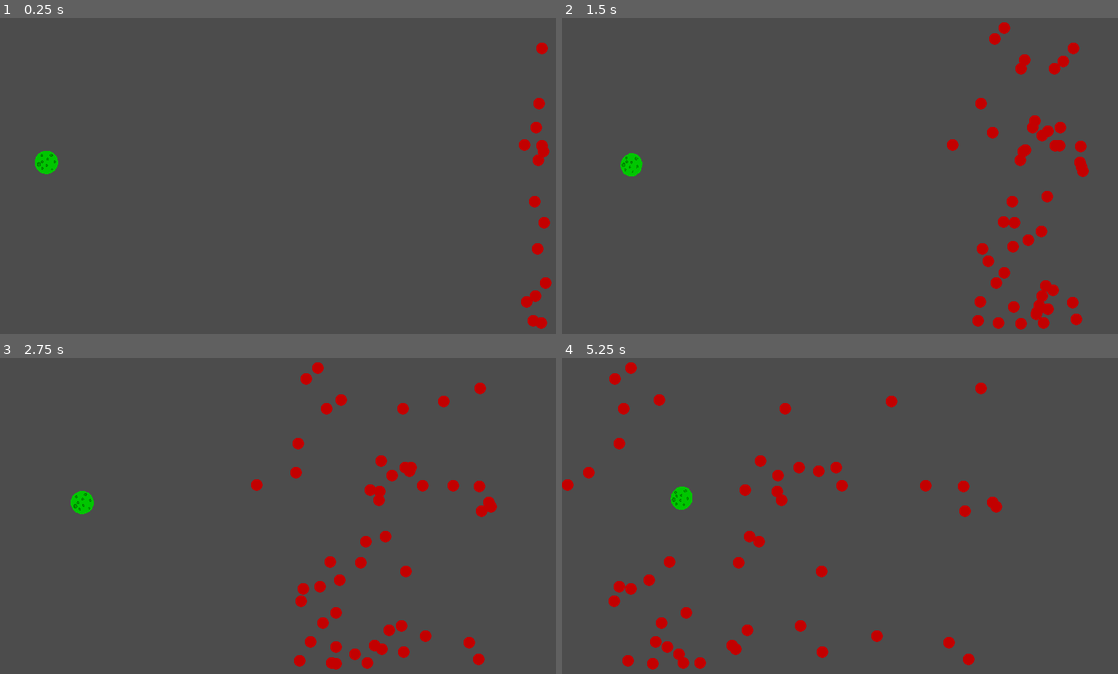
Above: before the commit, frames 1-4 (two rows, left to right).
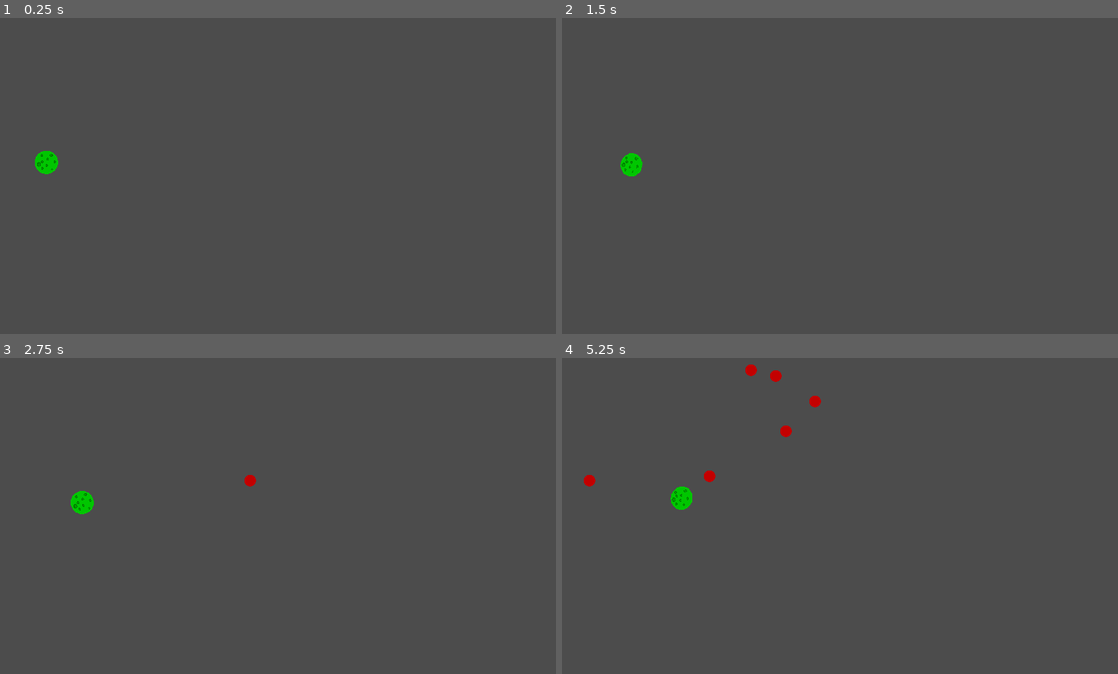
Above: after the commit, the same moments.

Repository: jleldridge/Hungry-Space-Clone-Godot
Game: Godot game, scene res://Main.tscn
The game is run twice, just before and just after one commit, with the same random seed, the same clock (stepped at 60 frames per second) and the same inputs. Before the commit the project starts from res://Player.tscn.
Inputs (mouse positions are in pixels of both pictures, inside the frame that each line leads up to):
- Up to frame 1 (0.25 s): no input
- Up to frame 2 (1.5 s): move the mouse to (979, 157) at 0.52 s; click (979, 157) at 0.67 s; move the mouse to (734, 191) at 1.27 s; click (734, 191) at 1.42 s
- Up to frame 3 (2.75 s): move the mouse to (350, 443) at 2.02 s; click (350, 443) at 2.17 s
- Up to frame 4 (5.25 s): move the mouse to (823, 579) at 2.77 s; click (823, 579) at 2.92 s; move the mouse to (1029, 563) at 3.52 s; click (1029, 563) at 3.67 s; move the mouse to (678, 465) at 4.27 s; click (678, 465) at 4.42 s; move the mouse to (884, 516) at 5.02 s; click (884, 516) at 5.17 s

The runs differ from the first frame. In frame 1, 0.9% of the frame differs, in the area x 93-100%, y 7-99%; in frame 2, 2.8%; in frame 3, 3.0%; in frame 4, 3.4%, in the area x 0-80%, y 1-99%.

Commit message:
Better project layout, add collision responses.

Diff:
--- a/Enemy.gd
+++ b/Enemy.gd
@@ -1,14 +1,15 @@
 extends KinematicBody2D
 
-const MIN_SPEED = 50
+const MIN_SPEED = 100
 const MAX_SPEED = 300
-
-var speed
+var speed = Vector2()
 
 # Called when the node enters the scene tree for the first time.
 func _ready():
-    speed = Vector2()
-    speed.x = rand_range(MIN_SPEED * -1, MAX_SPEED * -1)
+    speed.x = -1 * rand_range(MIN_SPEED, MAX_SPEED)
 
 func _physics_process(delta):
-    move_and_collide(speed * delta);
+    move_and_collide(speed * delta)
+
+func _on_Visibility_screen_exited():
+    queue_free()
--- a/Enemy.tscn
+++ b/Enemy.tscn
@@ -6,16 +6,16 @@
 [sub_resource type="CircleShape2D" id=1]
 radius = 16.0
 
-[node name="KinematicBody2D" type="KinematicBody2D"]
+[node name="Enemy" type="KinematicBody2D"]
 position = Vector2( 96, 96 )
 collision_layer = 2
 script = ExtResource( 1 )
-__meta__ = {
-"_edit_group_": true
-}
 
 [node name="CollisionShape2D" type="CollisionShape2D" parent="."]
 shape = SubResource( 1 )
 
 [node name="Sprite" type="Sprite" parent="."]
 texture = ExtResource( 2 )
+
+[node name="Visibility" type="VisibilityNotifier2D" parent="."]
+[connection signal="screen_exited" from="Visibility" to="." method="_on_Visibility_screen_exited"]
--- /dev/null
+++ b/Main.gd
@@ -0,0 +1,24 @@
+extends Node2D
+
+export (PackedScene) var Enemy
+
+func _ready():
+    pass
+
+func _process(delta):
+    pass
+
+
+func _on_Player_collision(body):
+    body.queue_free()
+    pass
+
+func _on_StartTimer_timeout():
+    $EnemyTimer.start()
+    pass
+
+func _on_EnemyTimer_timeout():
+    var enemy = Enemy.instance()
+    add_child(enemy)
+    enemy.position = Vector2(get_viewport().size.x - 50, rand_range(10, get_viewport().size.y - 10))
+    pass
--- /dev/null
+++ b/Main.tscn
@@ -0,0 +1,25 @@
+[gd_scene load_steps=4 format=2]
+
+[ext_resource path="res://Main.gd" type="Script" id=1]
+[ext_resource path="res://Enemy.tscn" type="PackedScene" id=2]
+[ext_resource path="res://Player.tscn" type="PackedScene" id=3]
+
+[node name="Main" type="Node2D"]
+script = ExtResource( 1 )
+Enemy = ExtResource( 2 )
+
+[node name="Player" parent="." instance=ExtResource( 3 )]
+
+[node name="EnemyTimer" type="Timer" parent="."]
+wait_time = 0.5
+
+[node name="StartTimer" type="Timer" parent="."]
+wait_time = 2.0
+one_shot = true
+autostart = true
+
+[node name="PlayerStartPosition" type="Position2D" parent="."]
+position = Vector2( 256, 416 )
+[connection signal="collision" from="Player" to="." method="_on_Player_collision"]
+[connection signal="timeout" from="EnemyTimer" to="." method="_on_EnemyTimer_timeout"]
+[connection signal="timeout" from="StartTimer" to="." method="_on_StartTimer_timeout"]
--- a/Player.gd
+++ b/Player.gd
@@ -5,8 +5,15 @@
 const ACCELERATION = 15
 const FRICTION = 5
 
+signal collision(body)
+
 var screen_size
 var movement = Vector2()
+
+func start(pos):
+    position = pos
+    show()
+    $CollisionShape2D.disabled = false
 
 # Called when the node enters the scene tree for the first time.
 func _ready():
@@ -32,8 +39,8 @@
     position.x = clamp(position.x, 0, screen_size.x)
     position.y = clamp(position.y, 0, screen_size.y)
 
-#    var collision = move_and_collide(motion * delta);
-#    if collision:
-#        if collision.collider.get_filename() == ENEMY.get_path():
-#            collision.collider.queue_free()
-#            pass
+func _on_Player_body_entered(body):
+    emit_signal("collision", body)
+    #this would be how we could prevent further collisions
+    #Disabling the area’s collision shape can cause an error if it happens in the middle of the engine’s collision processing. Using set_deferred() allows us to have Godot wait to disable the shape until it’s safe to do so.
+#    $CollisionShape2D.set_deferred("disabled", true)
--- a/Player.tscn
+++ b/Player.tscn
@@ -1,71 +1,35 @@
-[gd_scene load_steps=16 format=2]
+[gd_scene load_steps=9 format=2]
 
-[ext_resource path="res://cave_tilesheet.png" type="Texture" id=1]
-[ext_resource path="res://Player.gd" type="Script" id=2]
-[ext_resource path="res://gale/PlayerSprites0001.png" type="Texture" id=3]
-[ext_resource path="res://gale/PlayerSprites0002.png" type="Texture" id=4]
-[ext_resource path="res://gale/PlayerSprites0000.png" type="Texture" id=5]
-[ext_resource path="res://gale/PlayerSprites0003.png" type="Texture" id=6]
-[ext_resource path="res://gale/PlayerSprites0004.png" type="Texture" id=7]
-[ext_resource path="res://EnemySpawner.gd" type="Script" id=8]
-
-[sub_resource type="TileSet" id=1]
-1/name = "cave_tilesheet.png 1"
-1/texture = ExtResource( 1 )
-1/tex_offset = Vector2( 0, 0 )
-1/modulate = Color( 1, 1, 1, 1 )
-1/region = Rect2( 512, 128, 64, 64 )
-1/tile_mode = 2
-1/autotile/icon_coordinate = Vector2( 0, 0 )
-1/autotile/tile_size = Vector2( 64, 64 )
-1/autotile/spacing = 0
-1/autotile/occluder_map = [  ]
-1/autotile/navpoly_map = [  ]
-1/autotile/z_index_map = [  ]
-1/occluder_offset = Vector2( 0, 0 )
-1/navigation_offset = Vector2( 0, 0 )
-1/shapes = [  ]
-1/z_index = 0
-2/name = "cave_tilesheet.png 2"
-2/texture = ExtResource( 1 )
-2/tex_offset = Vector2( 0, 0 )
-2/modulate = Color( 1, 1, 1, 1 )
-2/region = Rect2( 0, 0, 576, 192 )
-2/tile_mode = 2
-2/autotile/icon_coordinate = Vector2( 0, 0 )
-2/autotile/tile_size = Vector2( 64, 64 )
-2/autotile/spacing = 0
-2/autotile/occluder_map = [  ]
-2/autotile/navpoly_map = [  ]
-2/autotile/z_index_map = [  ]
-2/occluder_offset = Vector2( 0, 0 )
-2/navigation_offset = Vector2( 0, 0 )
-2/shapes = [  ]
-2/z_index = 0
+[ext_resource path="res://Player.gd" type="Script" id=1]
+[ext_resource path="res://gale/PlayerSprites0001.png" type="Texture" id=2]
+[ext_resource path="res://gale/PlayerSprites0002.png" type="Texture" id=3]
+[ext_resource path="res://gale/PlayerSprites0000.png" type="Texture" id=4]
+[ext_resource path="res://gale/PlayerSprites0003.png" type="Texture" id=5]
+[ext_resource path="res://gale/PlayerSprites0004.png" type="Texture" id=6]
 
 [sub_resource type="SpriteFrames" id=2]
 animations = [ {
-"frames": [ ExtResource( 3 ) ],
+"frames": [ ExtResource( 2 ) ],
 "loop": true,
 "name": "left",
 "speed": 5.0
 }, {
-"frames": [ ExtResource( 4 ) ],
+"frames": [ ExtResource( 3 ) ],
 "loop": true,
 "name": "right",
 "speed": 5.0
 }, {
-"frames": [ ExtResource( 5 ) ],
+"frames": [ ExtResource( 4 ) ],
 "loop": true,
 "name": "default",
 "speed": 5.0
 }, {
-"frames": [ ExtResource( 6 ) ],
+"frames": [ ExtResource( 5 ) ],
 "loop": true,
 "name": "up",
 "speed": 5.0
 }, {
-"frames": [ ExtResource( 7 ) ],
+"frames": [ ExtResource( 6 ) ],
 "loop": true,
 "name": "down",
 "speed": 5.0
@@ -75,58 +39,18 @@
 radius = 28.752
 height = 0.0
 
-[sub_resource type="RectangleShape2D" id=4]
-extents = Vector2( 32, 480 )
-
-[sub_resource type="RectangleShape2D" id=5]
-extents = Vector2( 800, 32 )
-
-[sub_resource type="RectangleShape2D" id=6]
-extents = Vector2( 32, 512 )
-
-[sub_resource type="RectangleShape2D" id=7]
-extents = Vector2( 832, 32 )
-
-[node name="Node2D" type="Node2D"]
-
-[node name="TileMap" type="TileMap" parent="."]
-tile_set = SubResource( 1 )
-format = 1
-
-[node name="Player" type="Area2D" parent="."]
+[node name="Player" type="Area2D"]
 position = Vector2( 128, 416 )
 collision_mask = 3
-script = ExtResource( 2 )
+script = ExtResource( 1 )
 __meta__ = {
 "_edit_group_": true
 }
 
-[node name="AnimatedSprite" type="AnimatedSprite" parent="Player"]
+[node name="AnimatedSprite" type="AnimatedSprite" parent="."]
 position = Vector2( 0, -1 )
 frames = SubResource( 2 )
 
-[node name="CollisionShape2D" type="CollisionShape2D" parent="Player"]
+[node name="CollisionShape2D" type="CollisionShape2D" parent="."]
 shape = SubResource( 3 )
-
-[node name="border" type="StaticBody2D" parent="."]
-
-[node name="CollisionShape2D" type="CollisionShape2D" parent="border"]
-position = Vector2( -32, 480 )
-shape = SubResource( 4 )
-
-[node name="CollisionShape2D2" type="CollisionShape2D" parent="border"]
-position = Vector2( 800, 928 )
-shape = SubResource( 5 )
-
-[node name="CollisionShape2D3" type="CollisionShape2D" parent="border"]
-position = Vector2( 1632, 448 )
-shape = SubResource( 6 )
-
-[node name="CollisionShape2D4" type="CollisionShape2D" parent="border"]
-position = Vector2( 768, -32 )
-shape = SubResource( 7 )
-
-[node name="EnemySpawner" type="Node" parent="."]
-script = ExtResource( 8 )
-
-[node name="Container" type="Node" parent="EnemySpawner"]
+[connection signal="body_entered" from="." to="." method="_on_Player_body_entered"]
--- a/project.godot
+++ b/project.godot
@@ -16,7 +16,7 @@
 [application]
 
 config/name="Hungry Space Clone"
-run/main_scene="res://Player.tscn"
+run/main_scene="res://Main.tscn"
 
 [display]
 
